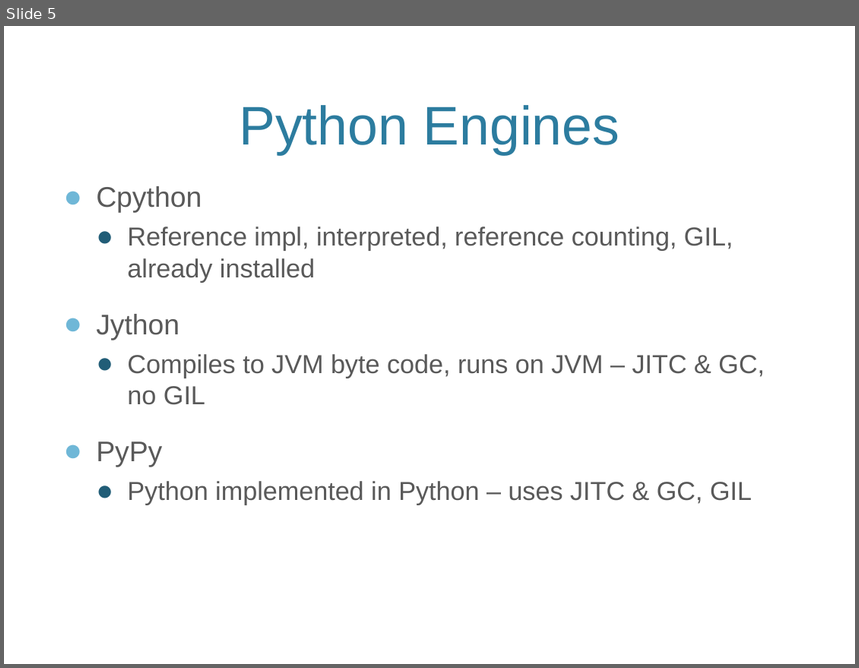
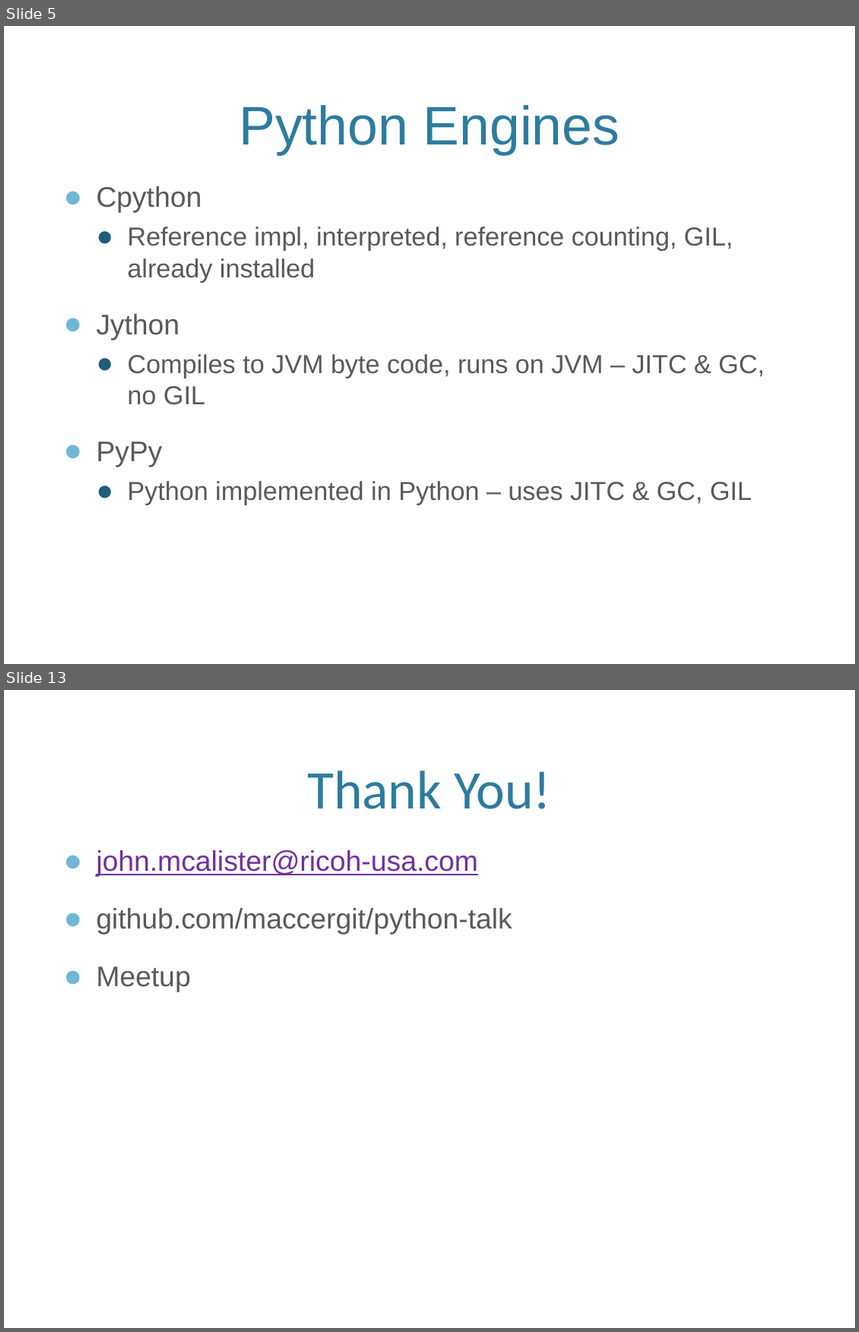
Before and after one commit to maccergit/python-talk, a slide deck: Python Performance Talk.pptx. Shown one above the other, each under a label of ours: slide 5 before the commit, slides 5 and 13 after it; the slides between them are not shown. The pictures are 859x668 and 859x1332 pixels, drawn with LibreOffice and Linux fonts; fonts in the diff are those of the drawing; background and template pictures are left out. Boxes give left, top, right and bottom in pixels: in the first picture for what was removed or moved away, otherwise in the second. Text is boxed around its words. In the diff, an @@ line names an element or a change of style, - is before the commit and + after.

```diff
--- a/Python Performance Talk.pptx
+++ b/Python Performance Talk.pptx
@@ slide 13 added at [4, 690, 855, 1328], background picture (left out) @@
@@ title added at [307, 771, 551, 809], 46 pt, text #2C7C9F @@
+Thank You!
@@ text added at [96, 850, 512, 992], 24 pt, text #595959 @@
+● john.mcalister@ricoh-usa.com
+● github.com/maccergit/python-talk
+● Meetup
```
Also in this commit, not shown: 2 slides changed, 6 other slides added.
